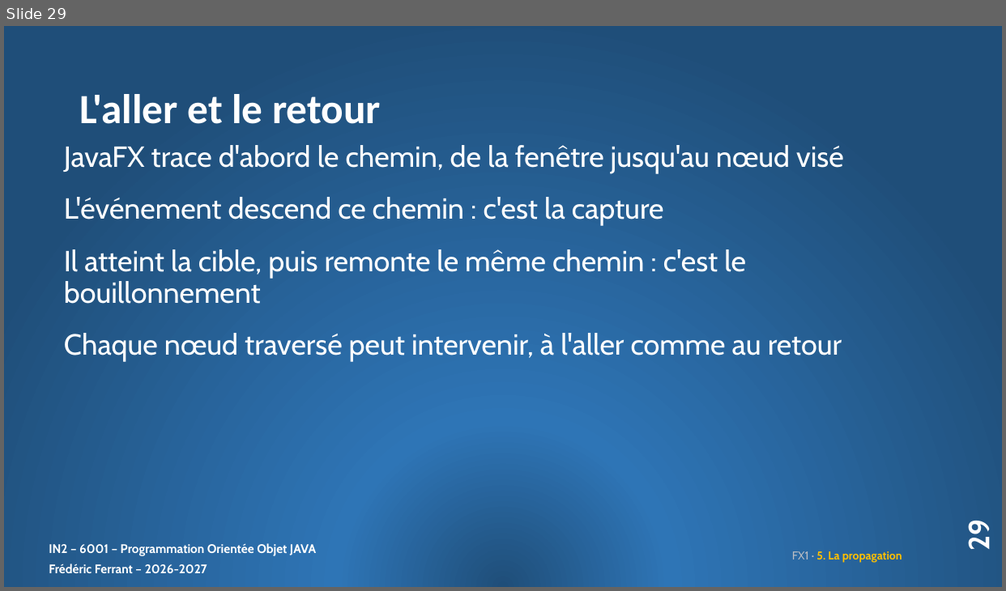
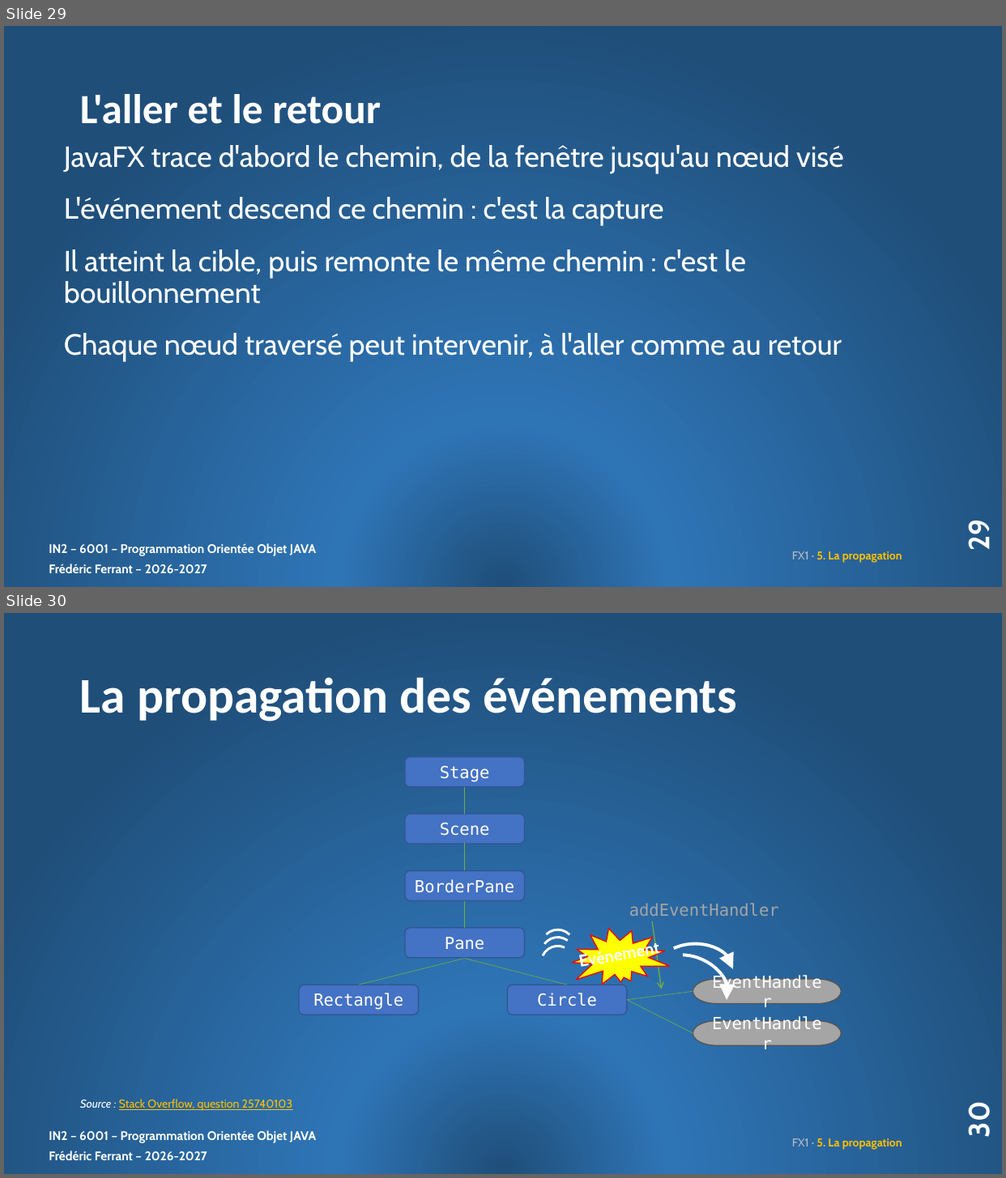
Before and after one commit to ferrantbe/ExercicesJavaClaude, a slide deck: _slides/remanies/14. FX1_slides.pptx. Shown one above the other, each under a label of ours: slide 29 before the commit, slides 29 and 30 after it. The pictures are 1006x591 and 1006x1178 pixels, drawn with LibreOffice and Linux fonts; fonts in the diff are those of the drawing. Boxes give left, top, right and bottom in pixels: in the first picture for what was removed or moved away, otherwise in the second. Text is boxed around its words. In the diff, an @@ line names an element or a change of style, - is before the commit and + after.

Commit message:
Remaniement initial du deck FX1_slides - ajout du schéma de descente et remontée d'Event

```diff
--- a/_slides/remanies/14. FX1_slides.pptx
+++ b/_slides/remanies/14. FX1_slides.pptx
@@ slide 30 added at <box>4,613,1002,1174</box>, background gradient #1F4E79 to #2E75B6; not listed: 2 template elements that a slide beside it also shows @@
@@ title added at <box>80,677,737,722</box>, 48 pt, text #FFFFFF, bold @@
+La propagation des événements
@@ line added from (464, 786) to (464, 815), #70AD47 0.5 pt @@
@@ line added from (464, 844) to (464, 871), #70AD47 0.5 pt @@
@@ line added from (464, 901) to (464, 928), #70AD47 0.5 pt @@
@@ callout added at <box>619,897,790,922</box>, outline #70AD47 1 pt, 16 pt, text #A5A5A5 @@
+addEventHandler
@@ group added at <box>535,923,680,985</box>: 3 arc (boxed as its full ellipse)s, 1 freeform shape, 1 text @@
+Evénement
@@ arc (boxed as its full ellipse) added at <box>647,944,738,1024</box>, outline #FFFFFF 3 pt @@
@@ arc (boxed as its full ellipse) added at <box>658,944,733,995</box>, outline #FFFFFF 3 pt @@
@@ line added from (464, 959) to (359, 985), #70AD47 0.5 pt @@
@@ line added from (464, 959) to (567, 985), #70AD47 0.5 pt @@
@@ group added at <box>299,756,627,1015</box>: 6 rounded rectangles @@
+Stage
+Scene
+BorderPane
+Pane
+Rectangle
+Circle
@@ line added from (627, 1000) to (692, 992), #70AD47 0.5 pt @@
@@ line added from (627, 1000) to (692, 1033), #70AD47 0.5 pt @@
@@ pill shape added at <box>692,979,841,1003</box>, fill #A5A5A5, outline #525252 1 pt, 16 pt, text #FFFFFF @@
+EventHandler
@@ pill shape added at <box>692,1021,841,1046</box>, fill #A5A5A5, outline #525252 1 pt, 16 pt, text #FFFFFF @@
+EventHandler
@@ text added at <box>80,1099,293,1111</box>, 11 pt, text #FEC000, underline @@
+Source : Stack Overflow, question 25740103
@@ page number added at <box>961,1105,997,1137</box>, 28 pt, text #FFFFFF, bold @@
+30
@@ text added at <box>792,1139,902,1149</box>, 11 pt, text #FFC000, bold @@
+FX1 · 5. La propagation
```
Also in this commit, not shown: 2 other slides added.
